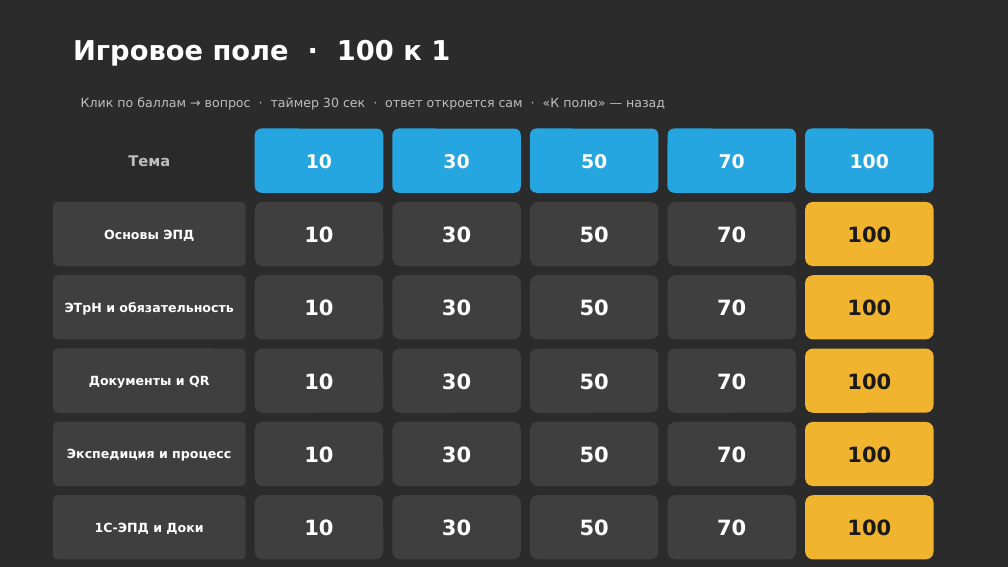
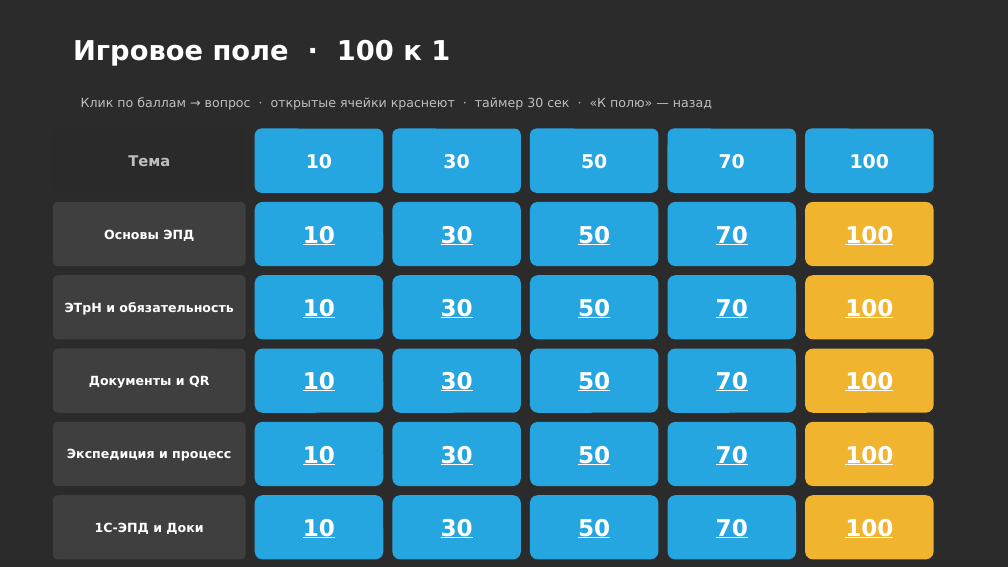
Before and after one commit to daaanilNikonov/for-lisa, a slide deck: slide 2 of presentation/quiz/Квиз_1С-ЭПД_Доки_Логистика_100к1.pptx. Drawn at 1008x567 pixels with LibreOffice and Linux fonts; fonts in the diff are those of the drawing; background and template pictures are left out; a plain dark background stands for a picture behind light text. Boxes give left, top, right and bottom in pixels: in the first picture for what was removed or moved away, otherwise in the second. Text is boxed around its words. In the diff, an @@ line names an element or a change of style, - is before the commit and + after.

```diff
--- a/presentation/quiz/Квиз_1С-ЭПД_Доки_Логистика_100к1.pptx
+++ b/presentation/quiz/Квиз_1С-ЭПД_Доки_Логистика_100к1.pptx
@@ text at <box>81,97,712,110</box>: text changed @@
-Клик по баллам → вопрос · таймер 30 сек · ответ откроется сам · «К полю» — назад
+Клик по баллам → вопрос · открытые ячейки краснеют · таймер 30 сек · «К полю» — назад
@@ size 20 to 22 pt, underline on; fill #3F3F3F to #26A6E0 in 20 elements at <box>255,202,383,266</box>, <box>392,202,521,266</box>, <box>530,202,659,266</box>, <box>668,202,796,266</box>, <box>255,275,383,340</box>, <box>392,275,521,340</box>, <box>530,275,659,340</box>, <box>668,275,796,340</box>, <box>255,349,383,413</box>, <box>392,349,521,413</box>, <box>530,349,659,413</box>, <box>668,349,796,413</box>, <box>255,422,383,486</box>, <box>392,422,521,486</box>, <box>530,422,659,486</box>, <box>668,422,796,486</box>, <box>255,495,383,560</box>, <box>392,495,521,560</box>, <box>530,495,659,560</box>, <box>668,495,796,560</box> @@
@@ size 20 to 22 pt, text colour #1A1A1A to #FFFFFF, underline on in 5 elements at <box>805,202,934,266</box>, <box>805,275,934,340</box>, <box>805,349,934,413</box>, <box>805,422,934,486</box>, <box>805,495,934,560</box> @@
```
Also in this commit, not shown: 4 other files.
